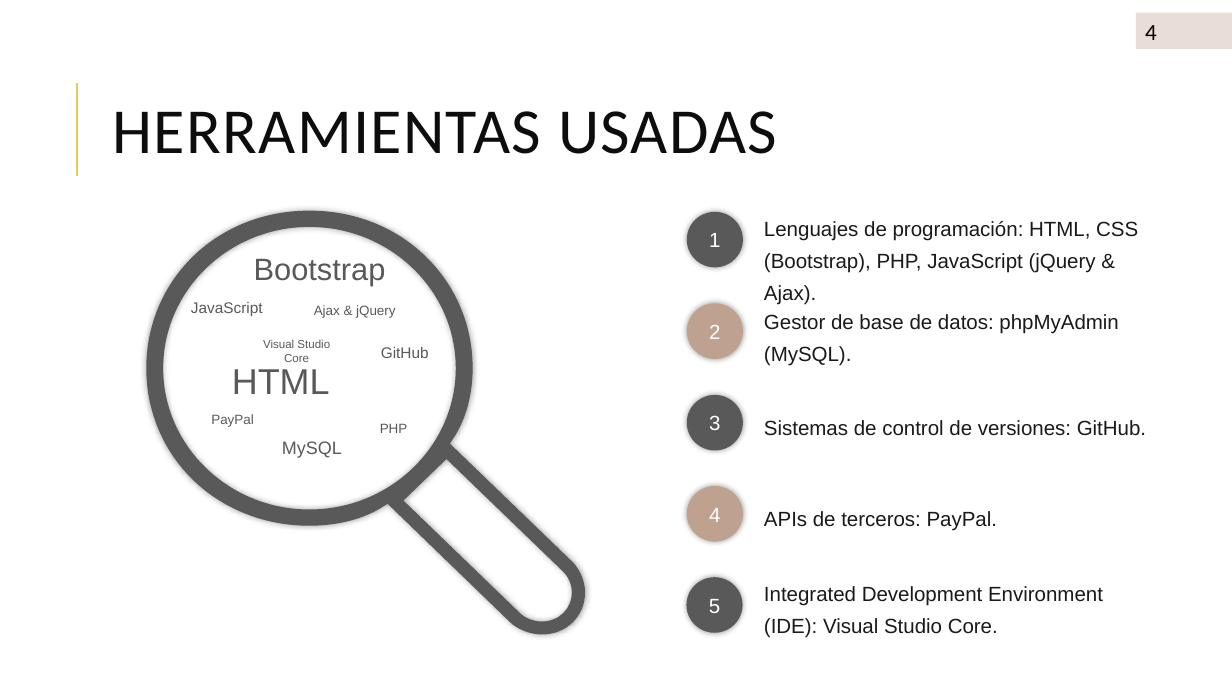
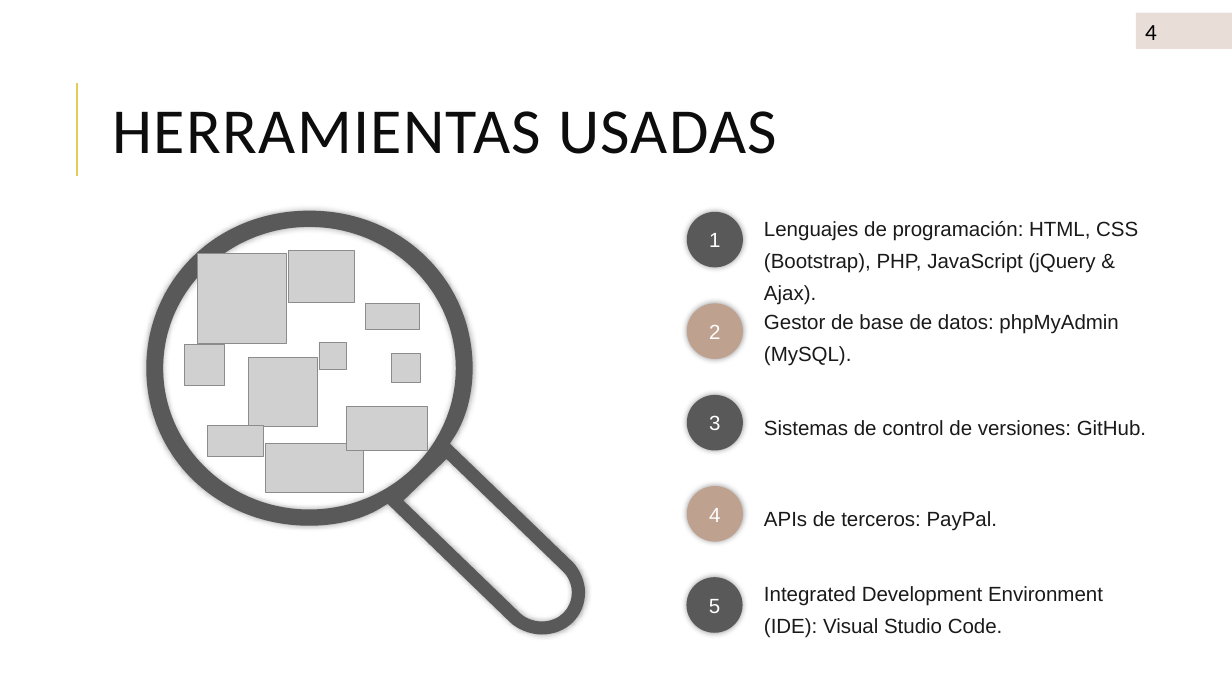
Before and after one commit to xNoelSV/Moustache_Noel, a slide deck: slide 4 of Practicas_PROYECTO/Memoria/UF1-NF5-PP1_Grupo7_Noel.pptx. Drawn at 1232x693 pixels with LibreOffice and Linux fonts; fonts in the diff are those of the drawing; grey boxes stand for pictures. Boxes give left, top, right and bottom in pixels: in the first picture for what was removed or moved away, otherwise in the second. Text is boxed around its words. In the diff, an @@ line names an element or a change of style, - is before the commit and + after.

```diff
--- a/Practicas_PROYECTO/Memoria/UF1-NF5-PP1_Grupo7_Noel.pptx
+++ b/Practicas_PROYECTO/Memoria/UF1-NF5-PP1_Grupo7_Noel.pptx
@@ picture added at <box>197,254,287,344</box> @@
@@ picture added at <box>288,250,355,303</box> @@
@@ picture added at <box>365,303,420,329</box> @@
@@ picture added at <box>184,345,225,385</box> @@
@@ picture added at <box>249,358,318,427</box> @@
@@ group removed at <box>191,259,429,458</box>: 9 texts @@
-HTML
-Bootstrap
-MySQL
-JavaScript
-Ajax & jQuery
-PHP
-GitHub
-PayPal
-Visual Studio Core
@@ picture added at <box>319,342,347,370</box> @@
@@ picture added at <box>391,353,421,383</box> @@
@@ picture added at <box>347,407,428,451</box> @@
@@ picture added at <box>207,425,263,457</box> @@
@@ picture added at <box>266,444,364,493</box> @@
@@ text at <box>764,586,1103,638</box>: text changed @@
-Integrated Development Environment (IDE): Visual Studio Core.
+Integrated Development Environment (IDE): Visual Studio Code.
```
Also in this commit, not shown: 2 other slides changed, 1 slide added, 3 other files.
